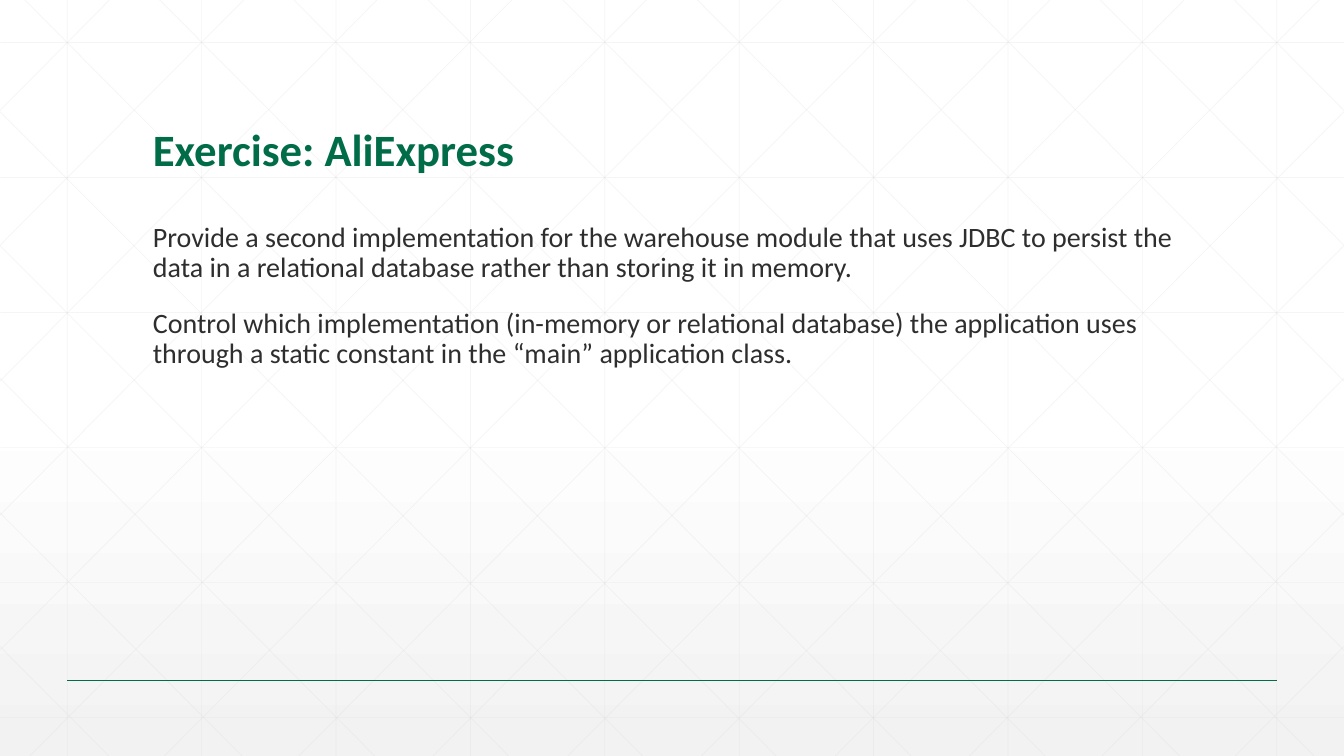
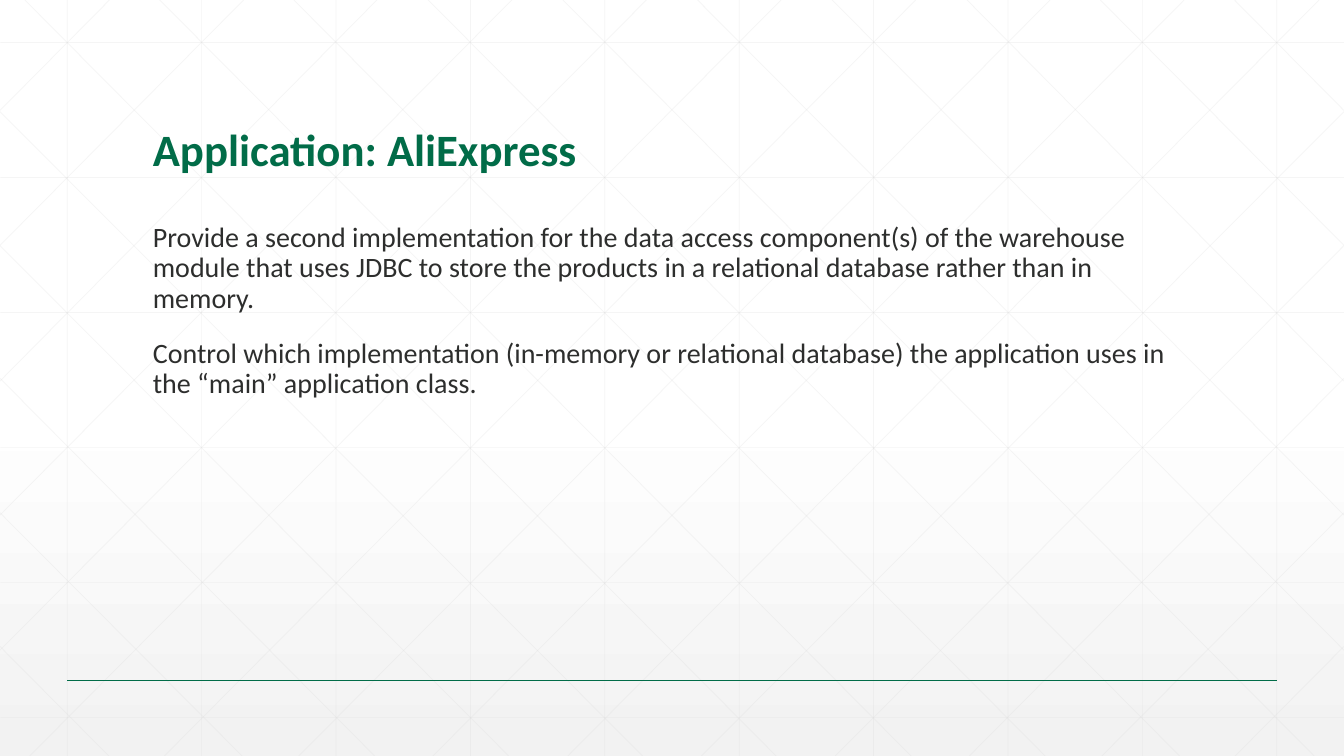
Before and after one commit to SrinS/svs-talent, a slide deck: slide 13 of 02. Java Enterprise/Slides/02. JDBC.pptx. Drawn at 1344x756 pixels with LibreOffice and Linux fonts; fonts in the diff are those of the drawing; background and template pictures are left out. Boxes give left, top, right and bottom in pixels: in the first picture for what was removed or moved away, otherwise in the second. Text is boxed around its words. In the diff, an @@ line names an element or a change of style, - is before the commit and + after.

Commit message:
Chapter on JDBC updated.

```diff
--- a/02. Java Enterprise/Slides/02. JDBC.pptx
+++ b/02. Java Enterprise/Slides/02. JDBC.pptx
@@ title at [153,134,576,173]: text changed @@
-Exercise: AliExpress
+Application: AliExpress
@@ text at [153,226,1164,398]: text changed @@
-Provide a second implementation for the warehouse module that uses JDBC to persist the data in a relational database rather than storing it in memory.
-Control which implementation (in-memory or relational database) the application uses through a static constant in the “main” application class.
+Provide a second implementation for the data access component(s) of the warehouse module that uses JDBC to store the products in a relational database rather than in memory.
+Control which implementation (in-memory or relational database) the application uses in the “main” application class.
```
Also in this commit, not shown: 1 other slide changed.
